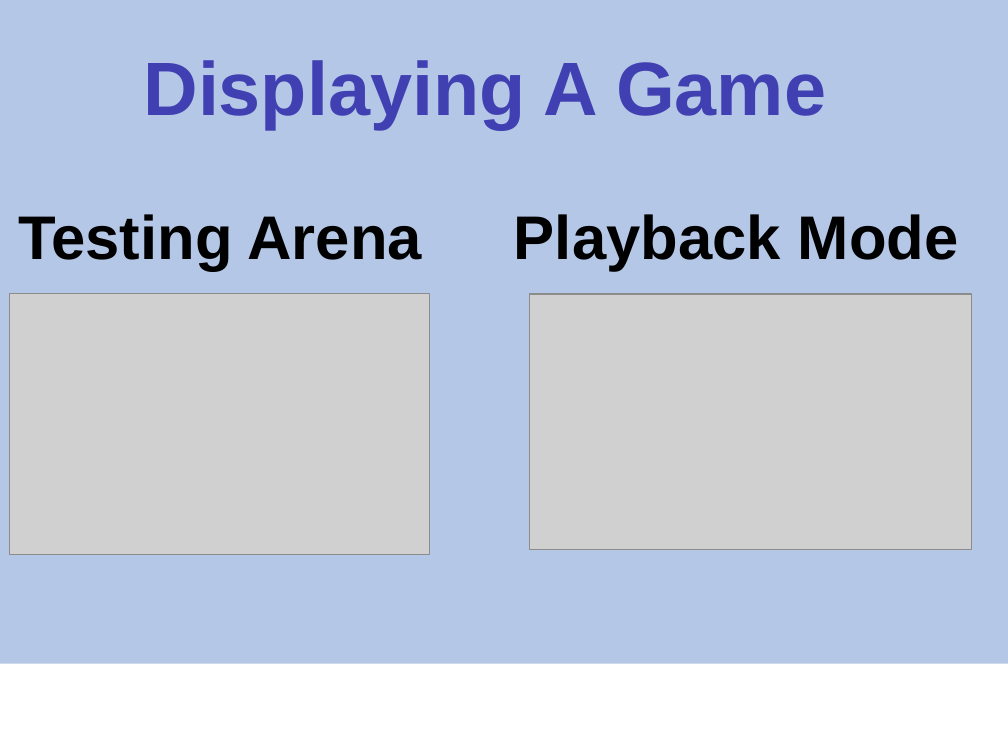
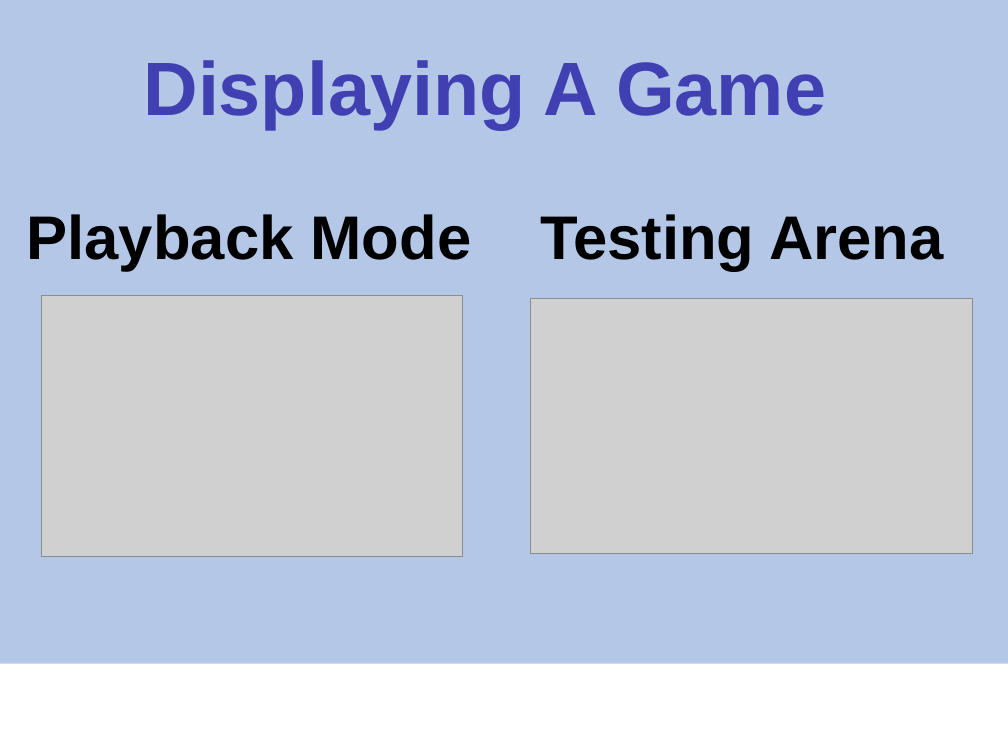
Before and after one commit to toh5148/psh_sp16_cmpsc488_flaggers, a slide deck: slide 7 of Presentation Materials/Capstone Presentation.pptx. Drawn at 1008x756 pixels with LibreOffice and Linux fonts; fonts in the diff are those of the drawing; grey boxes stand for pictures; background and template pictures are left out. Boxes give left, top, right and bottom in pixels: in the first picture for what was removed or moved away, otherwise in the second. Text is boxed around its words. In the diff, an @@ line names an element or a change of style, - is before the commit and + after.

Commit message:
Next update to presentation
There's only 1 real change I think we need to make still, and that's to
find a good picture to represent the different teams.

```diff
--- a/Presentation Materials/Capstone Presentation.pptx
+++ b/Presentation Materials/Capstone Presentation.pptx
@@ text at bbox=[27, 214, 472, 271]: text changed @@
-Testing Arena
+Playback Mode
@@ text at bbox=[540, 214, 943, 271]: text changed @@
-Playback Mode
+Testing Arena
@@ picture: place and size @@
-picture at bbox=[9, 294, 429, 555]
+picture at bbox=[42, 295, 463, 556]
@@ picture: place and size @@
-picture at bbox=[529, 294, 972, 549]
+picture at bbox=[530, 298, 973, 553]
```
Also in this commit, not shown: 5 other slides changed, 1 slide added.
